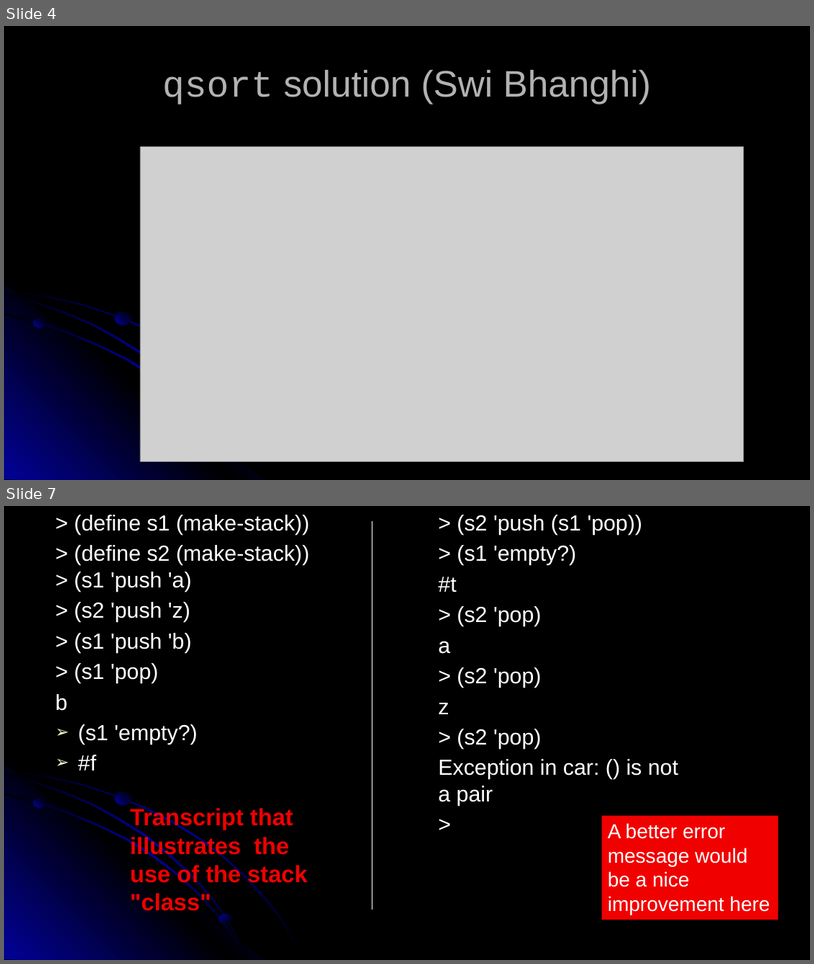
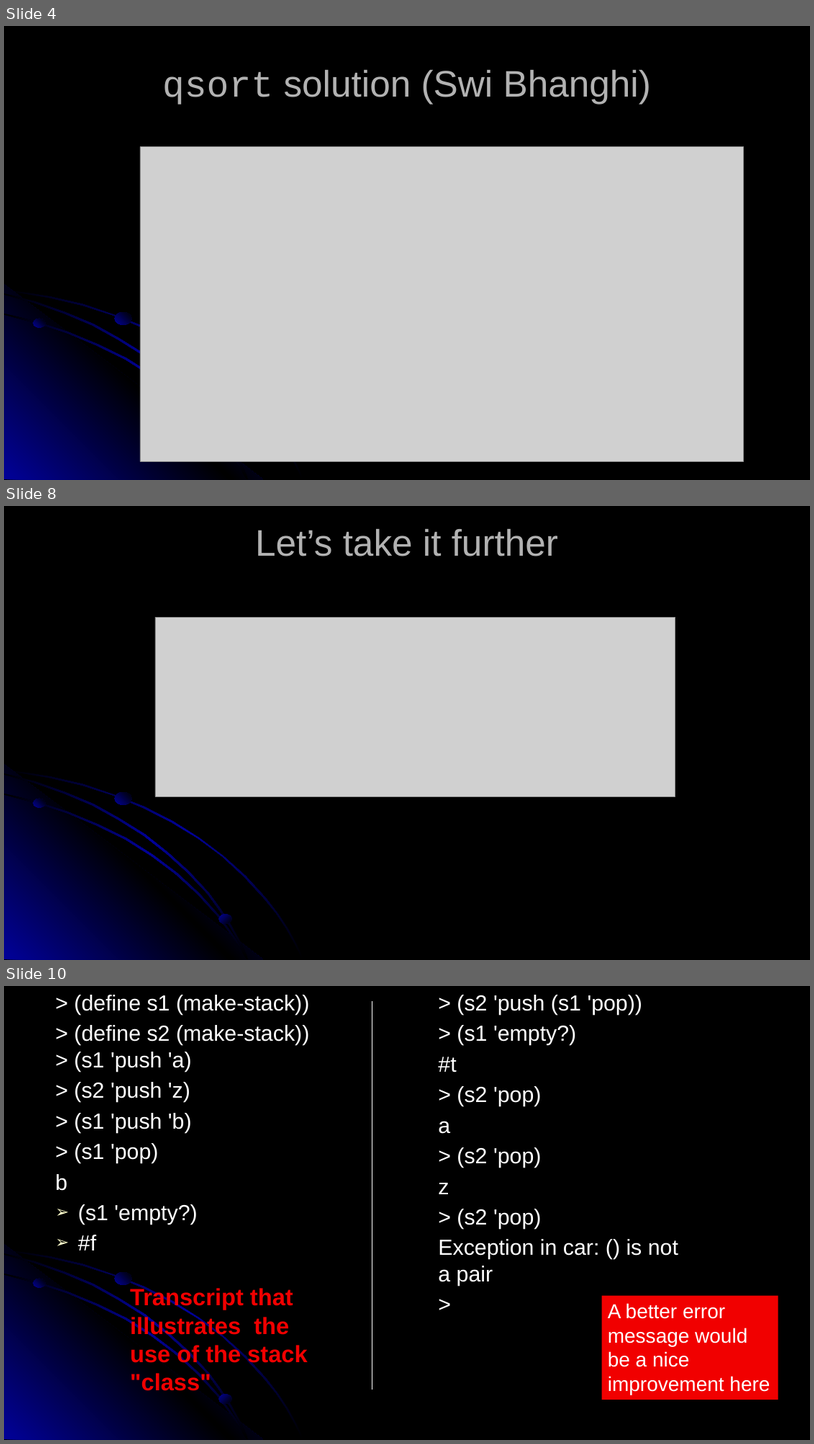
Before and after one commit to RHIT-CSSE/csse304, a slide deck: ClassMaterials/OOP/09-OOP-202120.pptx. Shown one above the other, each under a label of ours: slides 4 and 7 before the commit, slides 4, 8 and 10 after it; the slides between them are not shown. The pictures are 814x964 and 814x1444 pixels, drawn with LibreOffice and Linux fonts; fonts in the diff are those of the drawing; grey boxes stand for pictures. Boxes give left, top, right and bottom in pixels: in the first picture for what was removed or moved away, otherwise in the second. Text is boxed around its words. In the diff, an @@ line names an element or a change of style, - is before the commit and + after.

```diff
--- a/ClassMaterials/OOP/09-OOP-202120.pptx
+++ b/ClassMaterials/OOP/09-OOP-202120.pptx
@@ slide 8 added at (x1=4, y1=506, x2=810, y2=960), background #000000; not listed: 7 template elements that a slide beside it also shows @@
@@ title added at (x1=255, y1=529, x2=558, y2=556), 44 pt, text #B2B2B2 @@
+Let’s take it further
@@ picture added at (x1=155, y1=617, x2=676, y2=796) @@
@@ what was slide 7 is now slide 10 @@
```
Also in this commit, not shown: 1 slide changed, 5 other slides added, 2 slides removed, 5 other files.
